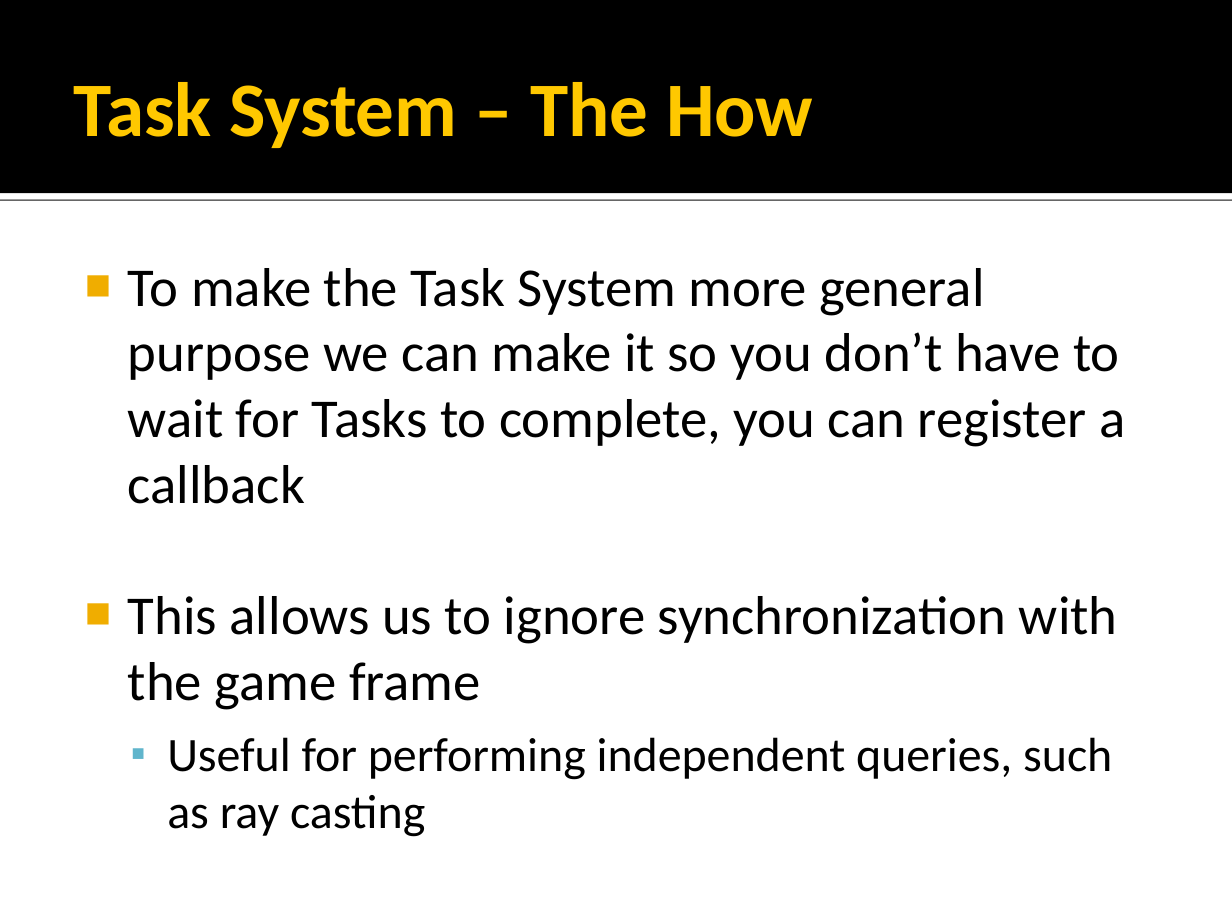
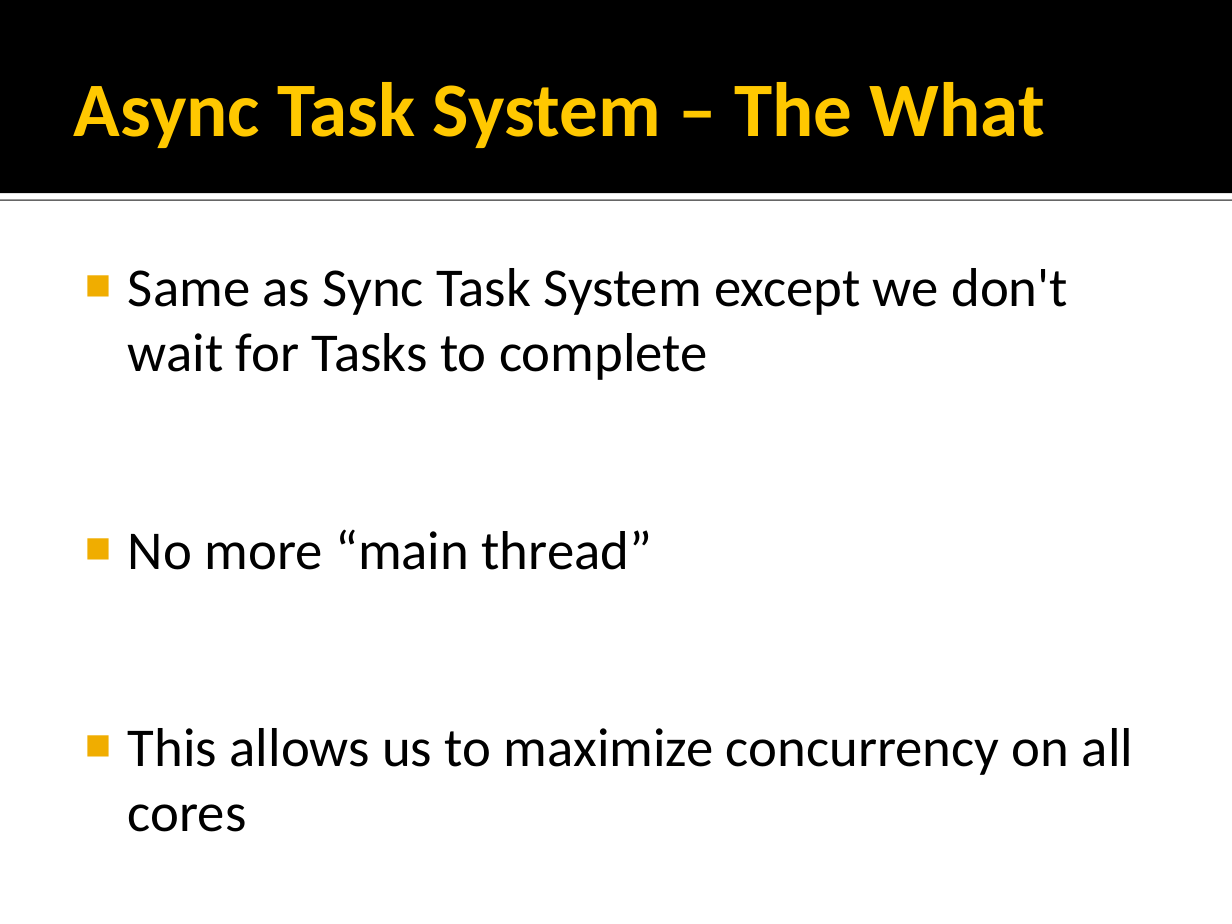
Before and after one commit to rmeisler/example_code, a slide deck: slide 42 of Concurrency Strategies.ppt (slide 24 before the commit). Drawn at 1232x924 pixels with LibreOffice and Linux fonts; fonts in the diff are those of the drawing; background and template pictures are left out. Boxes give left, top, right and bottom in pixels: in the first picture for what was removed or moved away, otherwise in the second. Text is boxed around its words. In the diff, an @@ line names an element or a change of style, - is before the commit and + after.

```diff
--- a/Concurrency Strategies.ppt
+++ b/Concurrency Strategies.ppt
@@ title at (74, 82, 1045, 148): text changed @@
-Task System – The How
+Async Task System – The What
@@ text at (128, 268, 1133, 832): text changed @@
-■ To make the Task System more general purpose we can make it so you don’t have to wait for Tasks to complete, you can register a callback
-■ This allows us to ignore synchronization with the game frame
-  ▪ Useful for performing independent queries, such as ray casting
+■ Same as Sync Task System except we don't wait for Tasks to complete
+■ No more “main thread”
+■ This allows us to maximize concurrency on all cores
```
Also in this commit, not shown: 29 other slides changed, 18 slides added, 14 slides removed, 1 other file.
